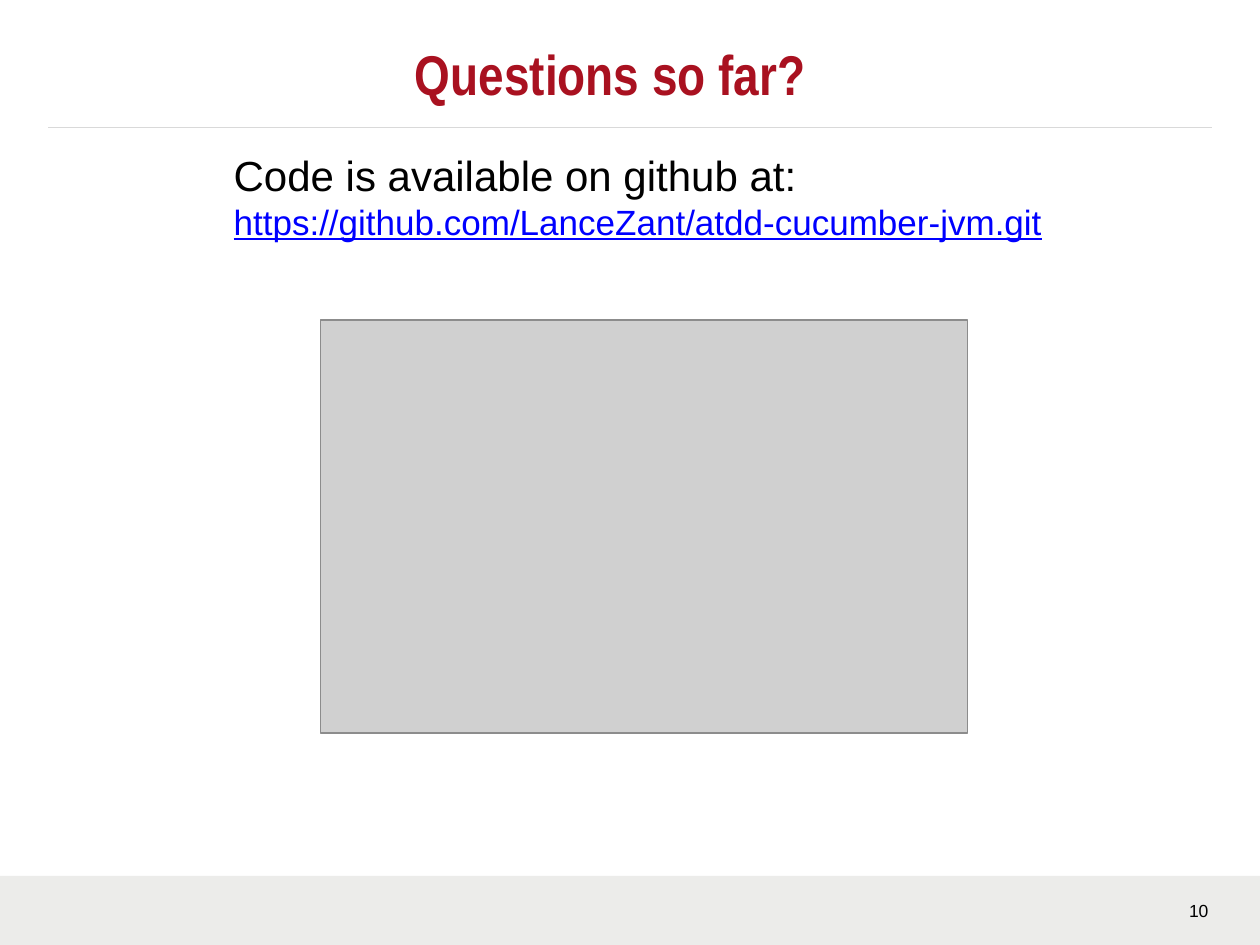
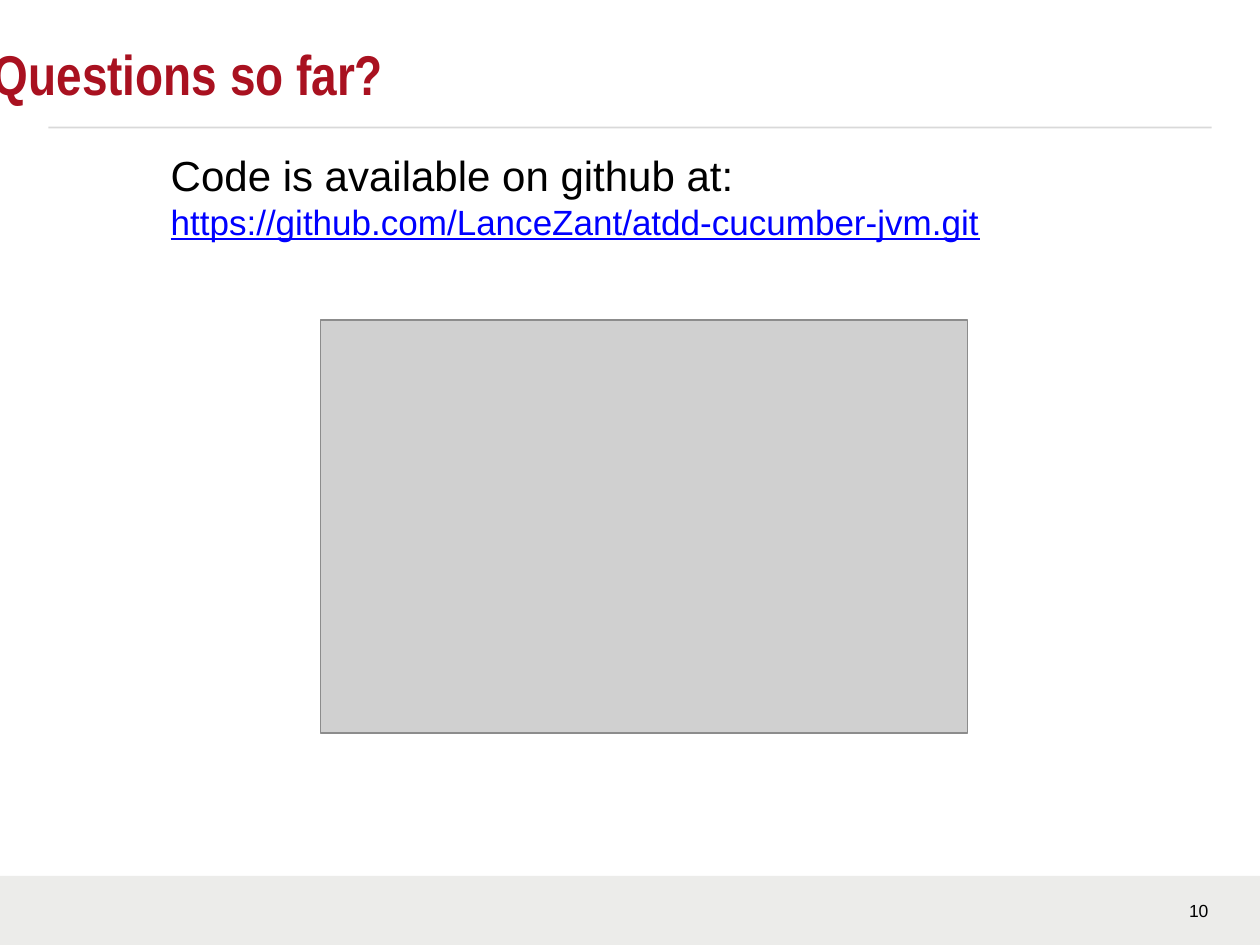
Before and after one commit to LanceZant/atdd-cucumber-jvm, a slide deck: slide 10 of doc/TDD Overview.pptx. Drawn at 1260x945 pixels with LibreOffice and Linux fonts; fonts in the diff are those of the drawing; grey boxes stand for pictures; background and template pictures are left out. Boxes give left, top, right and bottom in pixels: in the first picture for what was removed or moved away, otherwise in the second. Text is boxed around its words. In the diff, an @@ line names an element or a change of style, - is before the commit and + after.

```diff
--- a/doc/TDD Overview.pptx
+++ b/doc/TDD Overview.pptx
@@ text "Questions so far?" at [0,54,383,105]: alignment centre to left @@
@@ text "Code is available on github ..." at [171,160,979,241]: list level 2 to 1 in "Code is available on github ..." @@
```
Also in this commit, not shown: 17 other slides changed, 17 other files.
